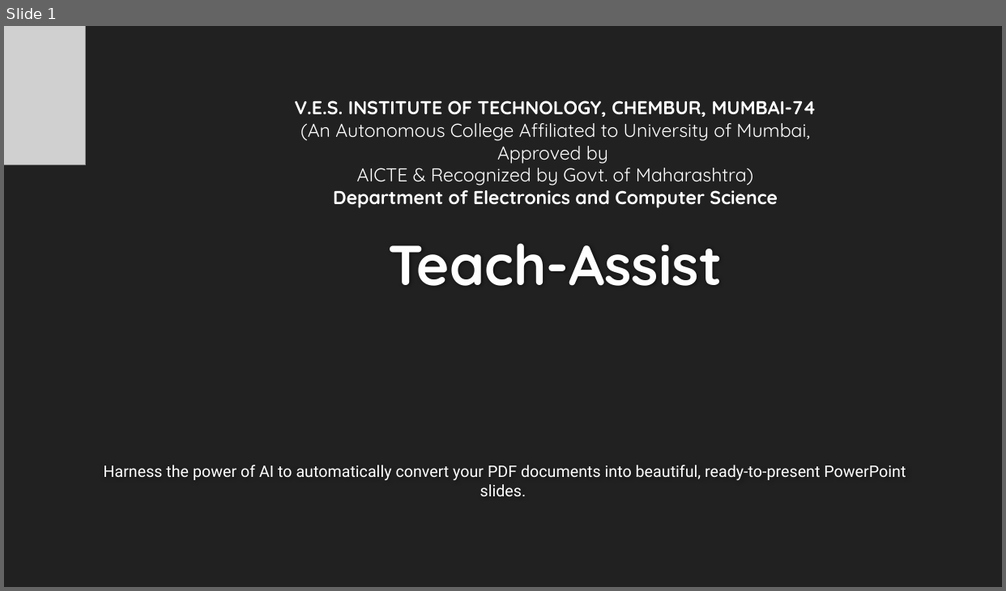
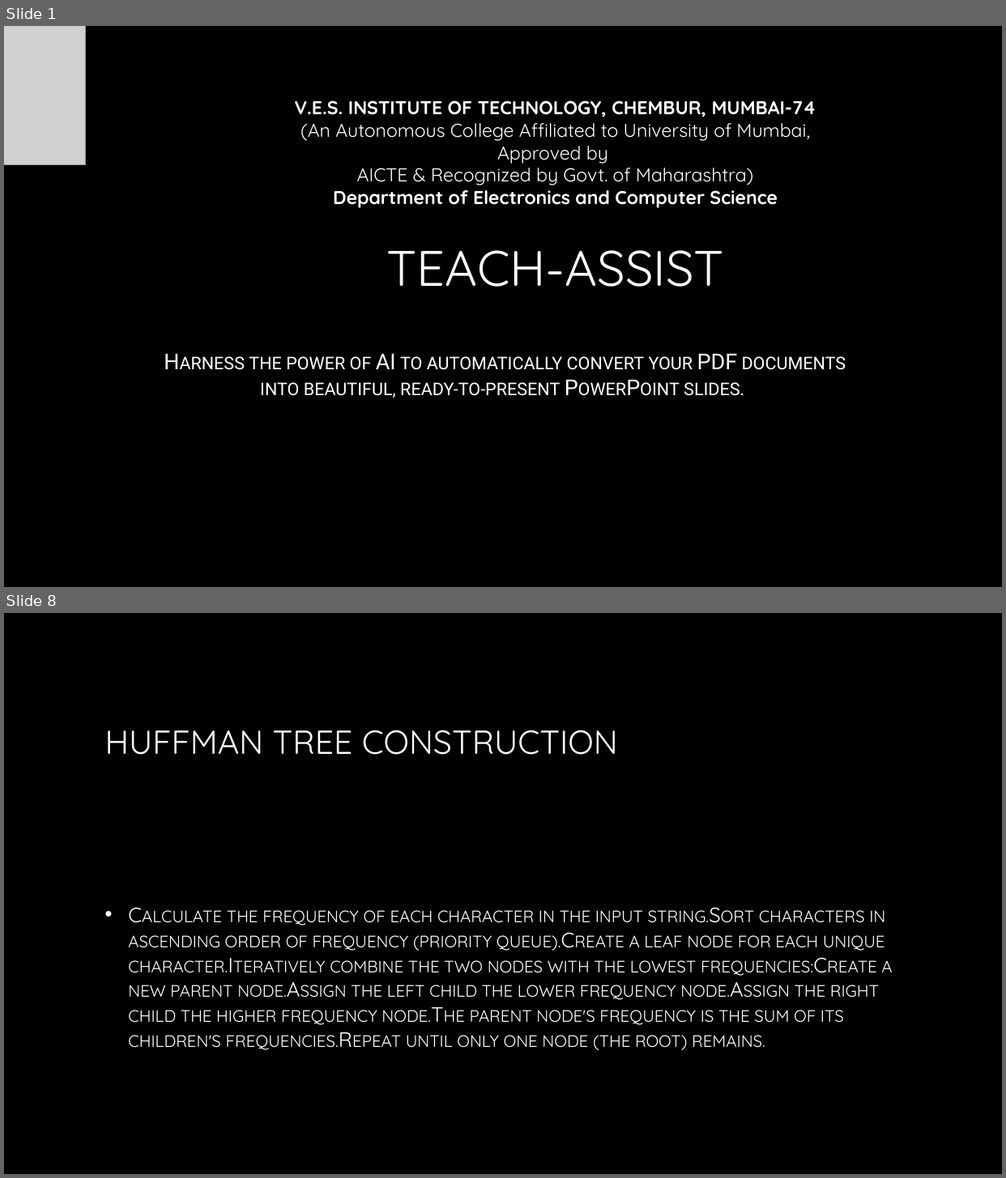
Before and after one commit to AdityaB-11/Pdf_to_presentation_GenAI, a slide deck: output/generated_presentation.pptx. Shown one above the other, each under a label of ours: slide 1 before the commit, slides 1 and 8 after it; the slides between them are not shown. The pictures are 1006x591 and 1006x1178 pixels, drawn with LibreOffice and Linux fonts; fonts in the diff are those of the drawing; grey boxes stand for pictures; background and template pictures are left out. Boxes give left, top, right and bottom in pixels: in the first picture for what was removed or moved away, otherwise in the second. Text is boxed around its words. In the diff, an @@ line names an element or a change of style, - is before the commit and + after.

```diff
--- a/output/generated_presentation.pptx
+++ b/output/generated_presentation.pptx
@@ slide 8 added at [4,613,1002,1174], background picture (left out) @@
@@ title added at [105,730,618,755], 32 pt, text gradient #FFFFFF to #A6A6A6 @@
+HUFFMAN TREE CONSTRUCTION
@@ text added at [128,910,892,1050], 20 pt, text gradient #FFFFFF to #BFBFBF, small capitals @@
+• Calculate the frequency of each character in the input string.Sort characters in ascending order of frequency (priority queue).Create a leaf node for each unique character.Iteratively combine the two nodes with the lowest frequencies:Create a new parent node.Assign the left child the lower frequency node.Assign the right child the higher frequency node.The parent node's frequency is the sum of its children's frequencies.Repeat until only one node (the root) remains.
@@ slide 1 changed as well @@
@@ background #212121 to picture (left out) @@
@@ title at [386,250,724,287]: text changed; size 54 to 48 pt; text colour #FEFEFE to gradient #FFFFFF to #A6A6A6; bold off @@
-Teach-Assist
+TEACH-ASSIST
@@ subtitle "Harness the power of AI ...": place and size @@
-subtitle "Harness the power of AI ..." at [104,465,906,497]
+subtitle "Harness the power of AI ..." at [249,353,846,398]
@@ subtitle "Harness the power of AI ..." at [249,353,846,398]: size 15.3 to 21 pt, text colour #FFFFFF to gradient #FFFFFF to #BFBFBF, small capitals on; more space between paragraphs @@
```
Also in this commit, not shown: 13 other slides added, 10 slides removed, 23 other files.
